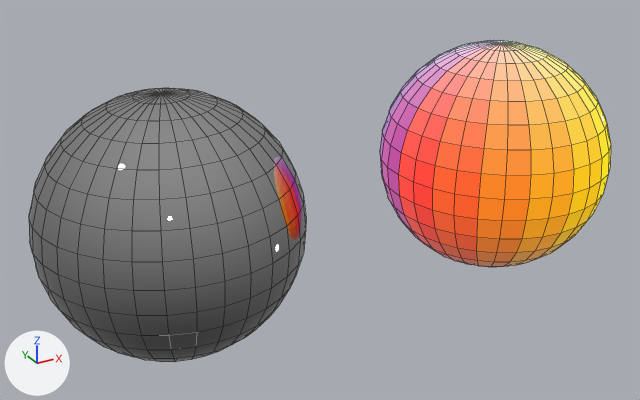
A saved change to the Blender file Materials/enenra.blend.
Camera for both pictures: a camera (50 mm lens) standing at (-6.12, -7.16, 3.49) and looking at (-2.14, 0.08, -0.13). The axes (+X, +Y, +Z) are drawn at lower left. The lights are the same throughout. Mesh edges are drawn as thin lines.

Script lines for the objects in view, before the commit:
```python
ob_clothstripe_colorable = bpy.data.objects.new('ClothStripe_Colorable', me_sphere_001)
ob_clothstripe_colorable.location = (-3.75, 0.0, 0.0)
ob_emissivespectrumatlas = bpy.data.objects.new('EmissiveSpectrumAtlas', me_sphere)
ob_emissivespectrumatlas.location = (0.0, 0.0, 0.0)
```
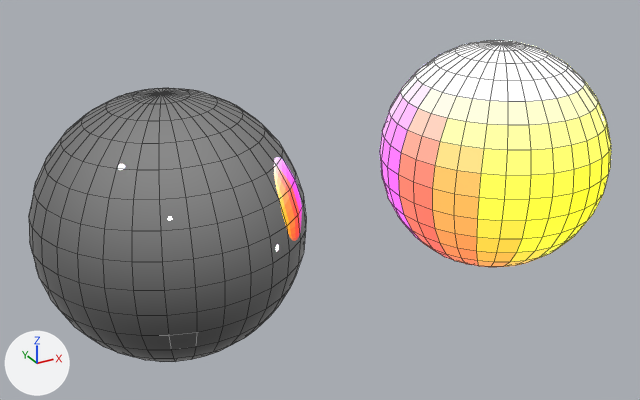
Where the change shows, as pixel boxes (x1, y1, x2, y2) in the pictures (640 x 400 px):
'ClothStripe_Colorable', recoloured: (270, 154, 305, 244) in both
'EmissiveSpectrumAtlas', recoloured: (380, 40, 611, 267) in both

The change, as a diff of the scene's bpy script:
```diff
--- a/Materials/enenra.blend.py
+++ b/Materials/enenra.blend.py
@@ ng_seut_node_group @@
 ng_seut_node_group = bpy.data.node_groups.new('SEUT Node Group', 'ShaderNodeTree')
-# nodes: BsdfPrincipled, Invert x2, Math x3, Mix x7, NormalMap, SeparateColor
-# colours: black #000000
+# nodes: BsdfPrincipled, Invert x2, Math x3, MixRGB x7, NormalMap, SeparateColor
+# colours: white #ffffff
@@ mat_emissivespectrumatlas @@
 # uses the picture img_emissivespectrumatlas_ng
+# settings of these nodes change
```
